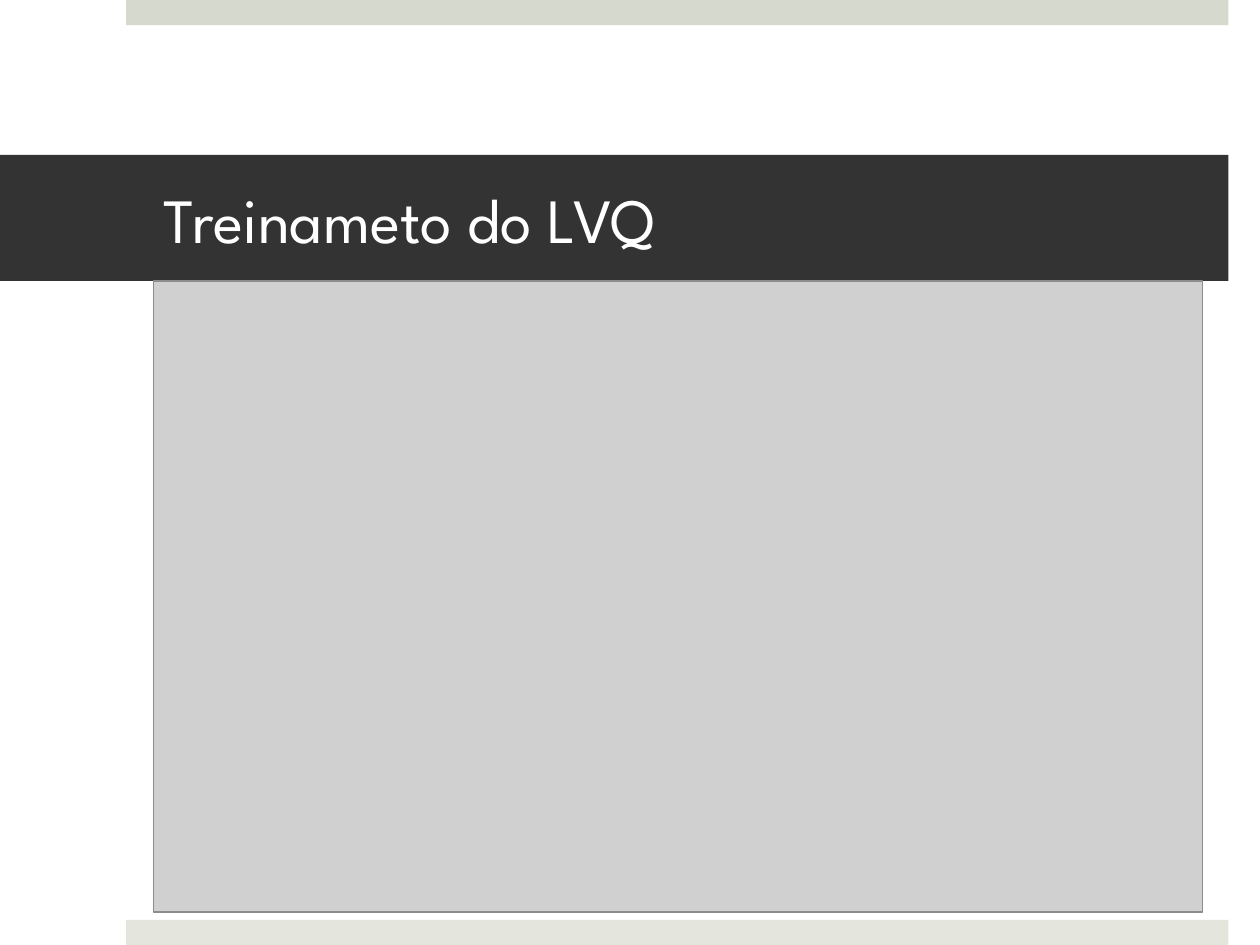
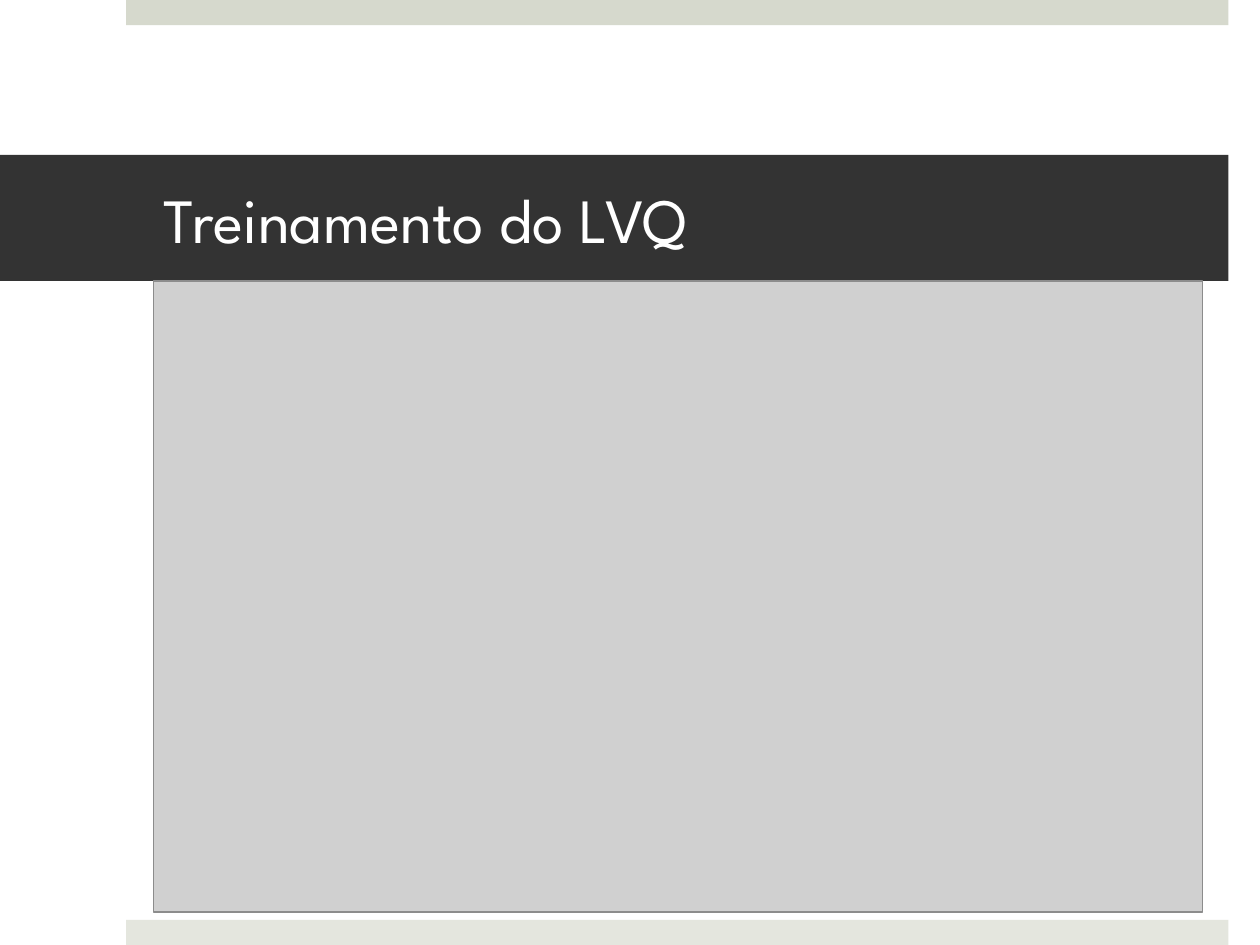
Before and after one commit to MarioBajr/Redes-Neurais, a slide deck: slide 33 of projeto PI.pptx (slide 18 before the commit). Drawn at 1260x945 pixels with LibreOffice and Linux fonts; fonts in the diff are those of the drawing; grey boxes stand for pictures. Boxes give left, top, right and bottom in pixels: in the first picture for what was removed or moved away, otherwise in the second. Text is boxed around its words. In the diff, an @@ line names an element or a change of style, - is before the commit and + after.

```diff
--- a/projeto PI.pptx
+++ b/projeto PI.pptx
@@ title at [164,199,687,250]: text changed @@
-Treinameto do LVQ
+Treinamento do LVQ
```
Also in this commit, not shown: 6 other slides changed, 20 slides added, 4 slides removed.
